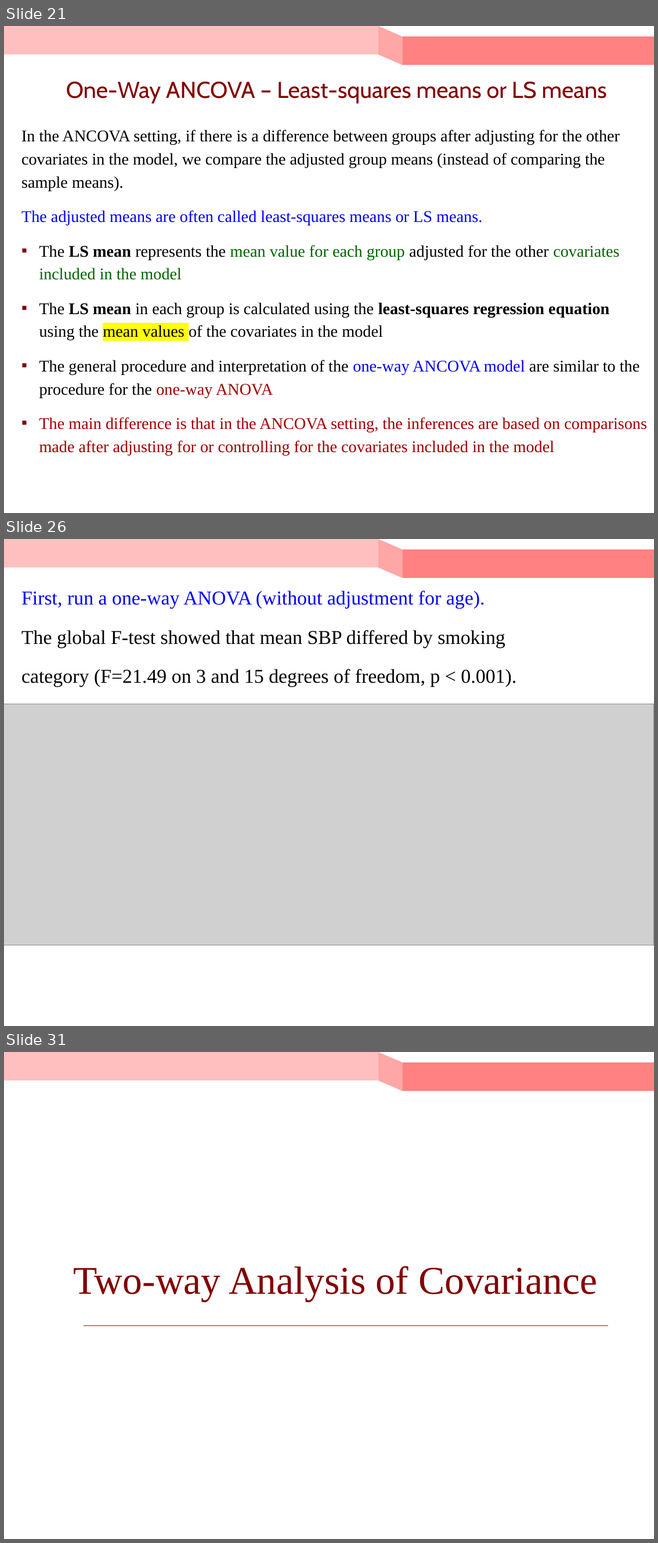
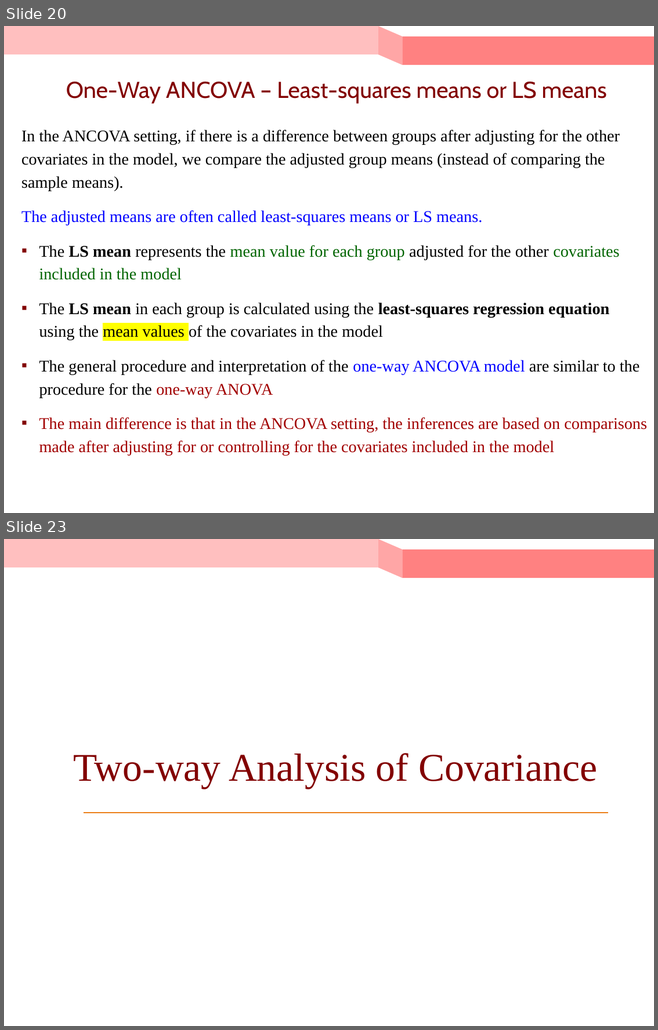
Before and after one commit to KuroTaiga/MSCS_BU, a slide deck: CS555/L10/Lecture 10_ANOVA and ANCOVA.pptx. Shown one above the other, each under a label of ours: slides 21, 26 and 31 before the commit, slides 20 and 23 after it; the slides between them are not shown. The pictures are 658x1543 and 658x1030 pixels, drawn with LibreOffice and Linux fonts; fonts in the diff are those of the drawing; grey boxes stand for pictures. Boxes give left, top, right and bottom in pixels: in the first picture for what was removed or moved away, otherwise in the second. Text is boxed around its words. In the diff, an @@ line names an element or a change of style, - is before the commit and + after.

```diff
--- a/CS555/L10/Lecture 10_ANOVA and ANCOVA.pptx
+++ b/CS555/L10/Lecture 10_ANOVA and ANCOVA.pptx
@@ slide 26 removed at [4, 539, 654, 1026], background #FFFFFF; not listed: 3 template elements that a slide beside it also shows @@
@@ text removed at [21, 591, 516, 687] @@
-First, run a one-way ANOVA (without adjustment for age).
-The global F-test showed that mean SBP differed by smoking
-category (F=21.49 on 3 and 15 degrees of freedom, p < 0.001).
@@ picture removed at [4, 704, 654, 945] @@
@@ what was slide 21 is now slide 20 @@
@@ what was slide 31 is now slide 23 @@
```
Also in this commit, not shown: 8 slides changed, 1 slide added, 10 other slides removed, 19 other files.
